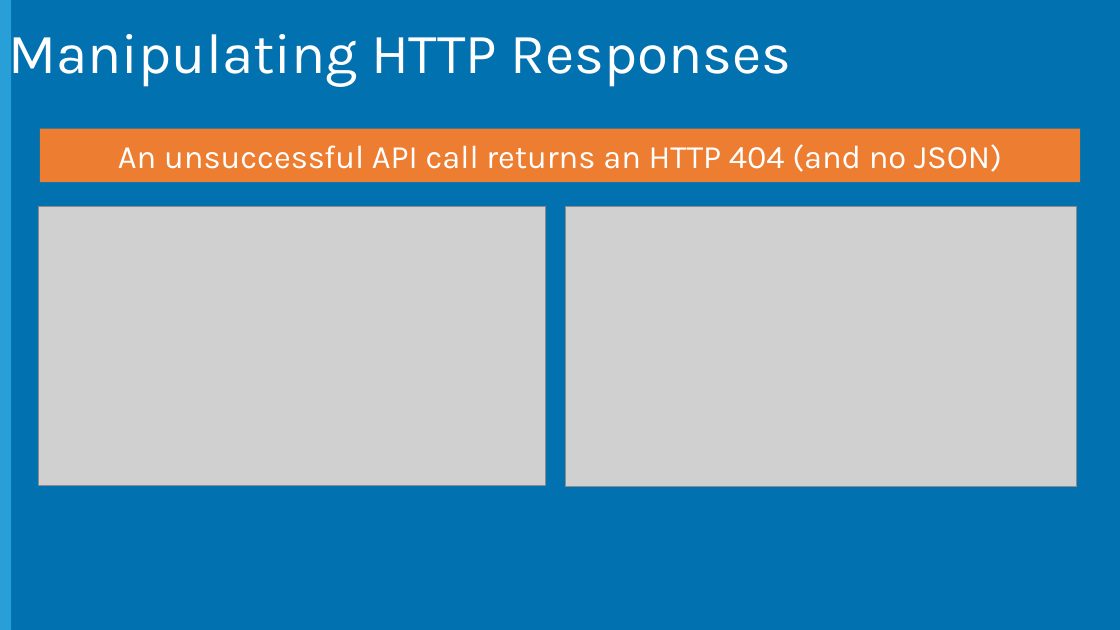
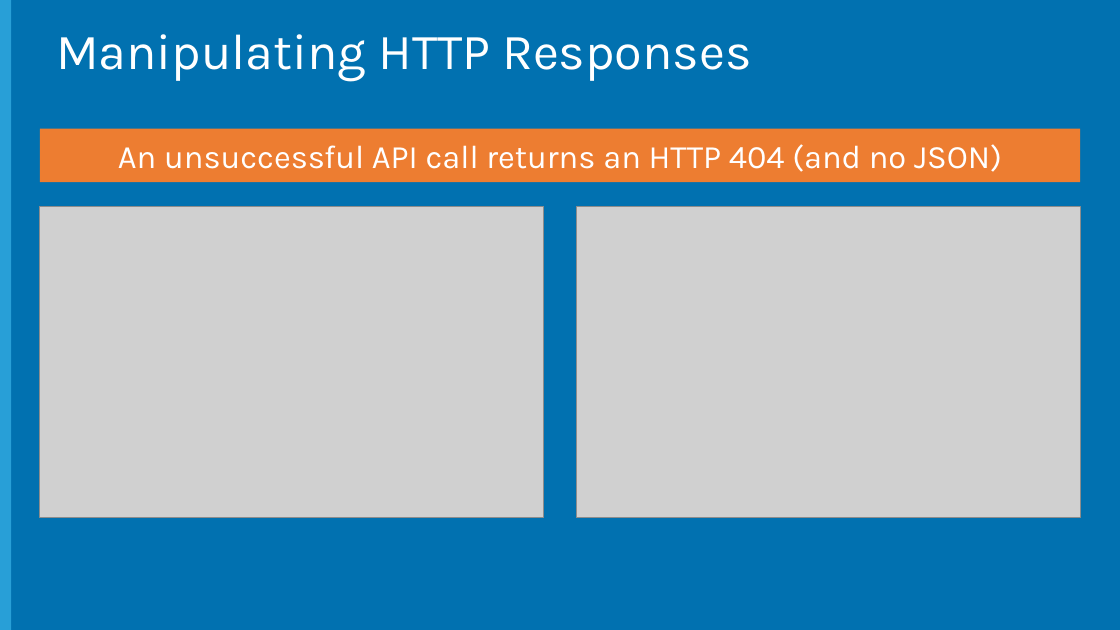
Before and after one commit to Microsoft-Web/WebCampTrainingKit, a slide deck: slide 12 of Presentation/HTTP-Services/HTTP-Services.pptx. Drawn at 1120x630 pixels with LibreOffice and Linux fonts; fonts in the diff are those of the drawing; grey boxes stand for pictures; background and template pictures are left out. Boxes give left, top, right and bottom in pixels: in the first picture for what was removed or moved away, otherwise in the second. Text is boxed around its words. In the diff, an @@ line names an element or a change of style, - is before the commit and + after.

```diff
--- a/Presentation/HTTP-Services/HTTP-Services.pptx
+++ b/Presentation/HTTP-Services/HTTP-Services.pptx
@@ text "Manipulating HTTP Responses": place and size @@
-text "Manipulating HTTP Responses" at <box>8,22,792,87</box>
+text "Manipulating HTTP Responses" at <box>56,34,751,81</box>
@@ text "Manipulating HTTP Responses" at <box>56,34,751,81</box>: size 48.6 to 43.2 pt; line spacing 0.9 to 0.8; vertical alignment middle to top @@
@@ picture: place and size @@
-picture at <box>38,207,545,486</box>
+picture at <box>39,207,544,518</box>
@@ picture: place and size @@
-picture at <box>565,207,1077,487</box>
+picture at <box>576,207,1081,518</box>
```
Also in this commit, not shown: 8 other slides changed, 4 other files.
